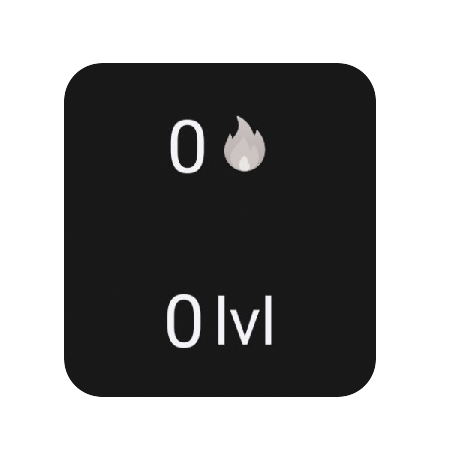
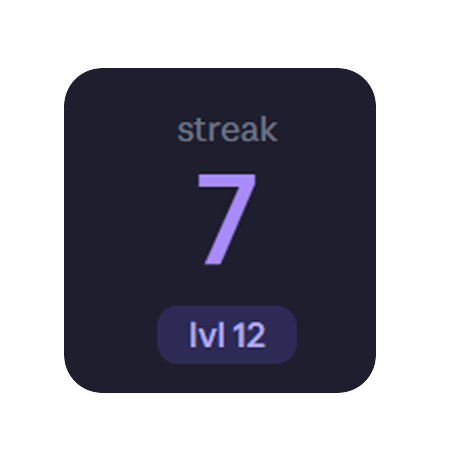
Before/after of a 450px x 450px layered artwork. What changed in the layer stack:
added layer "Слой 2" above "photo_2026-05-17_11-28-32" over (64, 63, 376, 397)
painted on "Прямоугольник 2" over (64, 63, 376, 397)